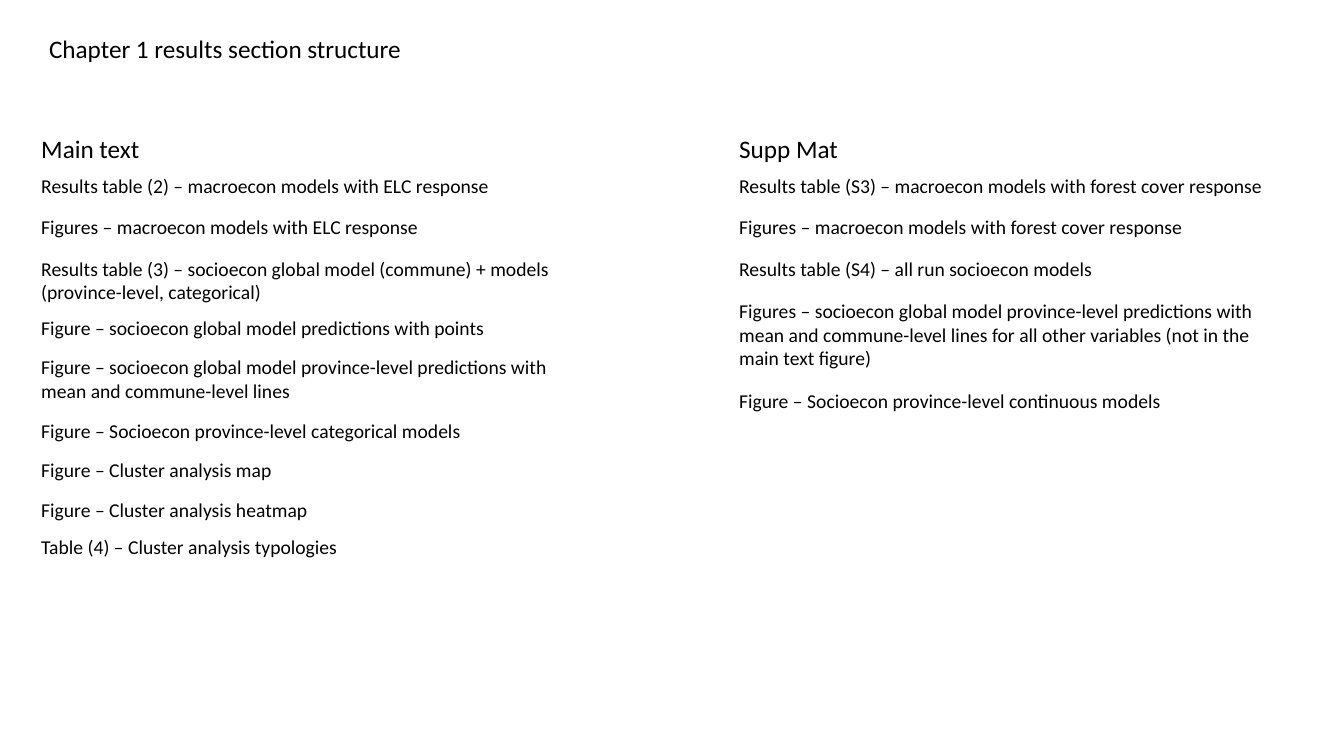
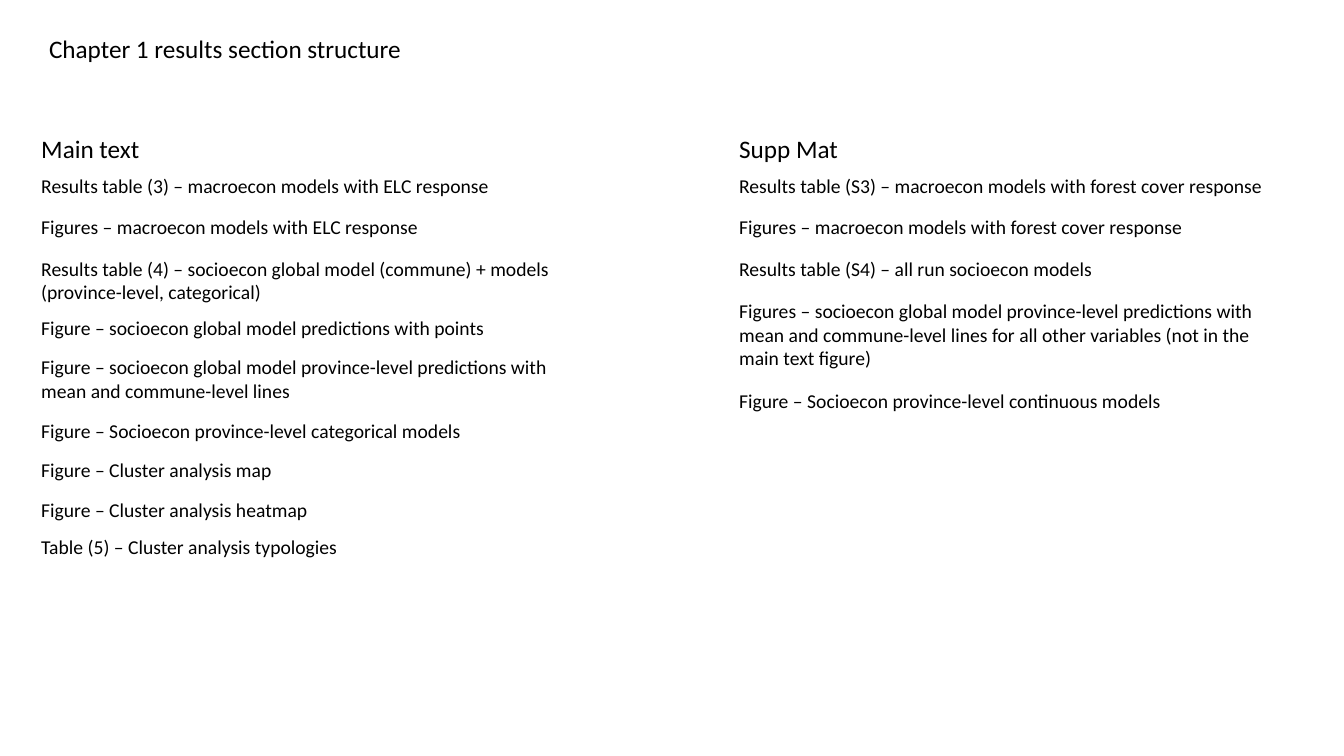
Before and after one commit to mattnuttall00/PhD_Chapter1, a slide deck: slide 1 of Write up/tables_figures_structure.pptx. Drawn at 1344x756 pixels with LibreOffice and Linux fonts; fonts in the diff are those of the drawing. Boxes give left, top, right and bottom in pixels: in the first picture for what was removed or moved away, otherwise in the second. Text is boxed around its words. In the diff, an @@ line names an element or a change of style, - is before the commit and + after.

Commit message:
Powerpoint - Updated results section structure

```diff
--- a/Write up/tables_figures_structure.pptx
+++ b/Write up/tables_figures_structure.pptx
@@ text at [41,179,488,196]: text changed @@
-Results table (2) – macroecon models with ELC response
+Results table (3) – macroecon models with ELC response
@@ text at [41,262,548,303]: text changed @@
-Results table (3) – socioecon global model (commune) + models (province-level, categorical)
+Results table (4) – socioecon global model (commune) + models (province-level, categorical)
@@ text at [41,540,337,558]: text changed @@
-Table (4) – Cluster analysis typologies
+Table (5) – Cluster analysis typologies
```
